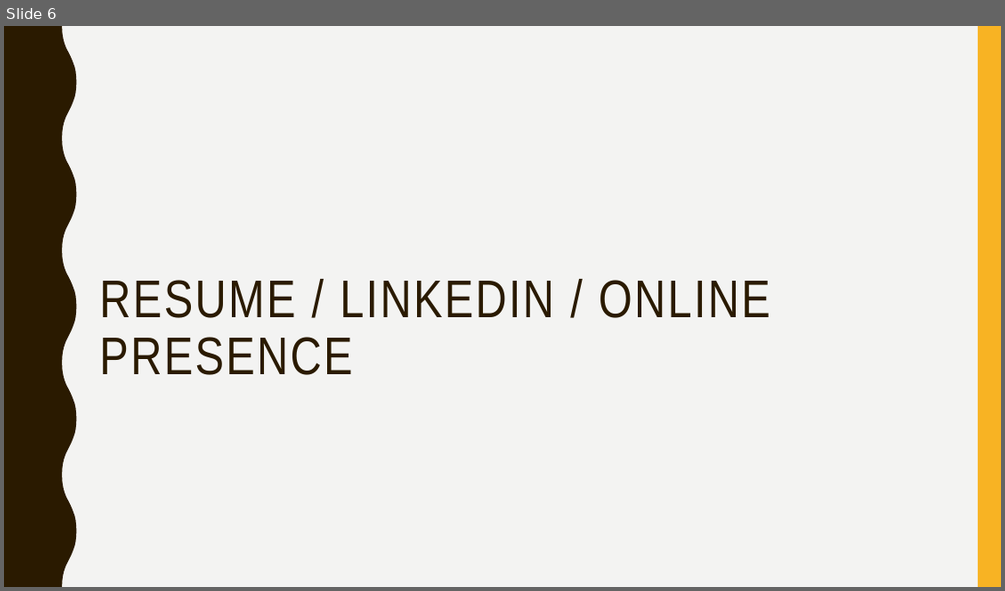
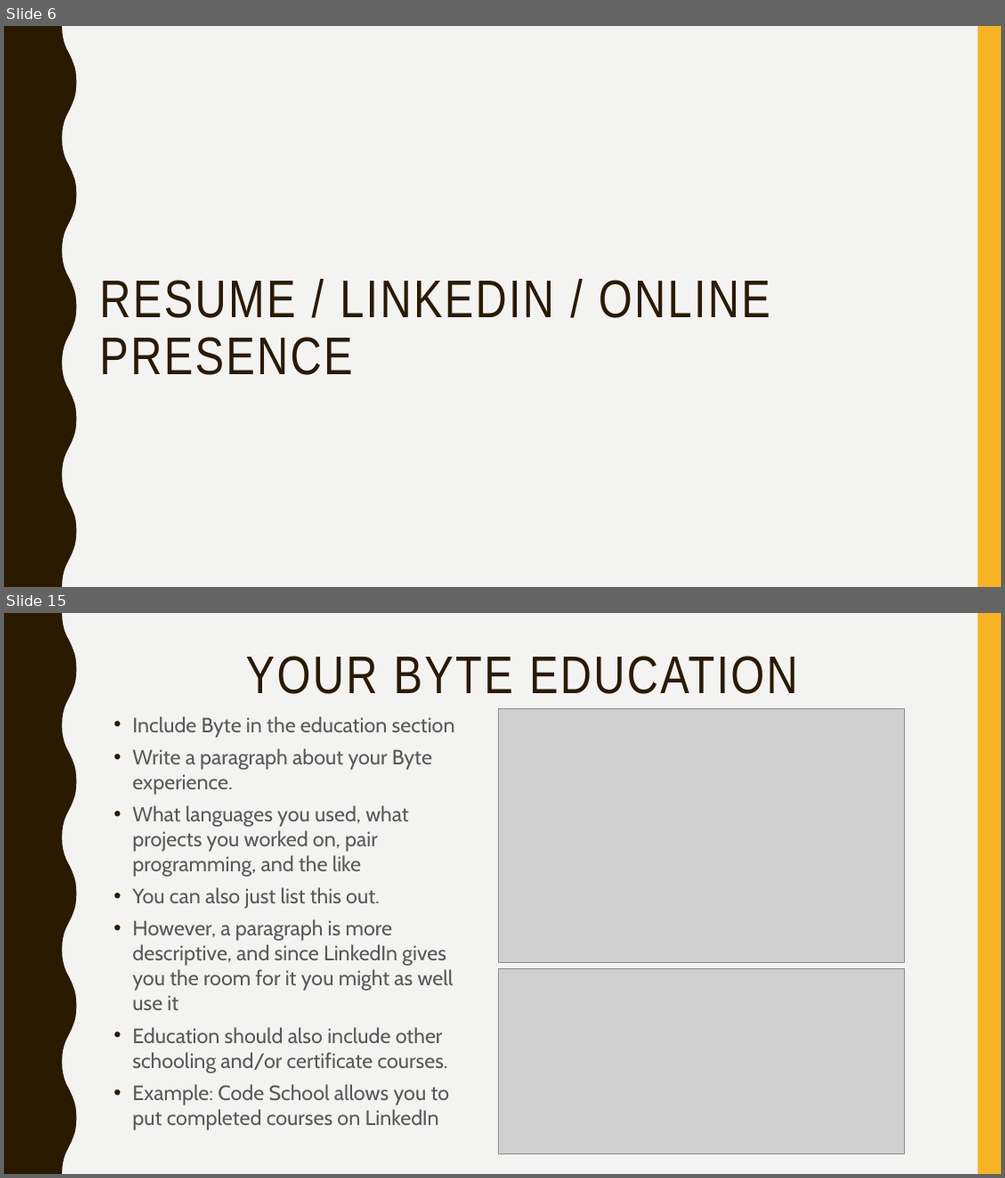
Before and after one commit to lakshmi-intechcode/jng_instr_folder, a slide deck: Job_Stuff/Jng_Job_Prezzie.pptx. Shown one above the other, each under a label of ours: slide 6 before the commit, slides 6 and 15 after it; the slides between them are not shown. The pictures are 1005x591 and 1005x1178 pixels, drawn with LibreOffice and Linux fonts; fonts in the diff are those of the drawing; grey boxes stand for pictures. Boxes give left, top, right and bottom in pixels: in the first picture for what was removed or moved away, otherwise in the second. Text is boxed around its words. In the diff, an @@ line names an element or a change of style, - is before the commit and + after.

```diff
--- a/Job_Stuff/Jng_Job_Prezzie.pptx
+++ b/Job_Stuff/Jng_Job_Prezzie.pptx
@@ slide 15 added at [4, 613, 1001, 1174], background #F3F3F2; not listed: 2 template elements that a slide beside it also shows @@
@@ title added at [246, 656, 798, 694], 51 pt, text #2A1A00 @@
+YOUR BYTE EDUCATION
@@ text added at [132, 716, 455, 1130], 20 pt, text #595959 @@
+• Include Byte in the education section
+• Write a paragraph about your Byte experience.
+• What languages you used, what projects you worked on, pair programming, and the like
+• You can also just list this out.
+• However, a paragraph is more descriptive, and since LinkedIn gives you the room for it you might as well use it
+• Education should also include other schooling and/or certificate courses.
+• Example: Code School allows you to put completed courses on LinkedIn
@@ picture added at [499, 709, 905, 962] @@
@@ picture added at [499, 968, 905, 1153] @@
```
Also in this commit, not shown: 1 slide changed, 9 other slides added, 1 slide removed.
